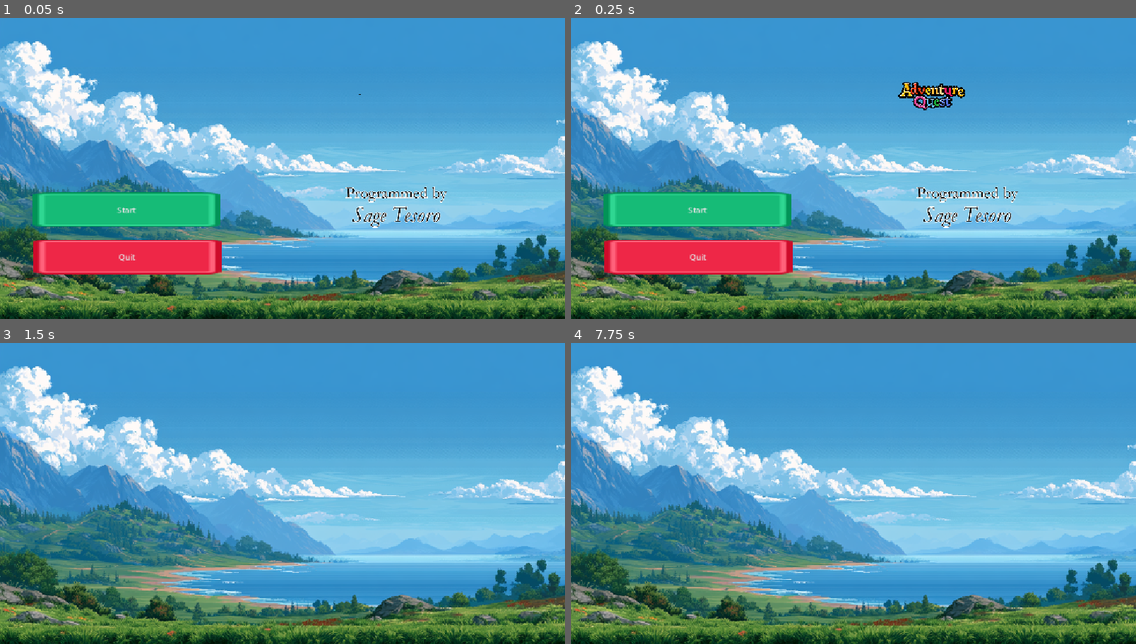
Above: before the commit, frames 1-4 (two rows, left to right).
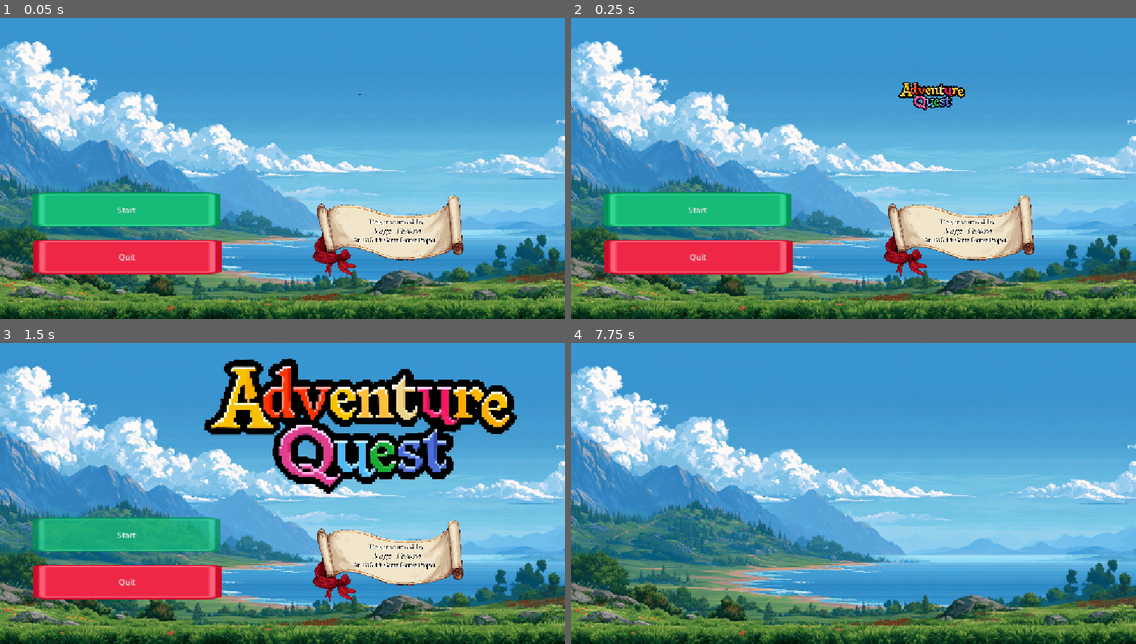
Above: after the commit, the same moments.

Repository: TheSateWarco/2dTDFantasyAdventureGame
Game: Godot game, scene res://Tesoro_Sage_FantasyAdventure/Scenes/UI/start_screen_ui.tscn
The game is run twice, just before and just after one commit, with the same random seed, the same clock (stepped at 60 frames per second) and the same inputs. Sound files missing from this copy of the repository are replaced by a short silence.
Inputs (mouse positions are in pixels of both pictures, inside the frame that each line leads up to):
- Up to frame 1 (0.05 s): no input
- Up to frame 2 (0.25 s): no input
- Up to frame 3 (1.5 s): click "Start" at 0.5 s; click (124, 535) at 1.25 s, where only the run after the commit has a clickable "Start"
- Up to frame 4 (7.75 s): click (695, 535) at 2 s, where only the run after the commit has a clickable "Start"; tap Enter at 2.75, 4.25, 5.75 s; tap Space at 3.5, 5, 6.5 s

The runs differ from the first frame. In frame 1, 4.5% of the frame differs, in the area x 55-82%, y 55-86%; in frame 2, 4.5%; in frame 3, 26%, in the area x 5-92%, y 5-86%; in frame 4, nothing differs.
Error after the commit: Cannot call method 'change_scene_to_file' on a null value. (res://Tesoro_Sage_FantasyAdventure/Scripts/start_screen_ui.gd:8)

Commit message:
audio ig

Diff:
--- a/2dtd-fantasy-adventure-game/Tesoro_Sage_FantasyAdventure/Scenes/UI/start_screen_ui.tscn
+++ b/2dtd-fantasy-adventure-game/Tesoro_Sage_FantasyAdventure/Scenes/UI/start_screen_ui.tscn
@@ -6,6 +6,10 @@
 [ext_resource type="Texture2D" uid="uid://civ8s2tugsbqx" path="res://Tesoro_Sage_FantasyAdventure/Assets/Fonts/Sage_Tesoro_text.png" id="3_0okfu"]
 [ext_resource type="Texture2D" uid="uid://coxtmy1m7pfah" path="res://Tesoro_Sage_FantasyAdventure/Assets/Art/Badges&Icons/greenButton.png" id="3_l0hlu"]
 [ext_resource type="Texture2D" uid="uid://cbi663873cx5o" path="res://Tesoro_Sage_FantasyAdventure/Assets/Art/Badges&Icons/redButton.png" id="4_l0hlu"]
+[ext_resource type="Texture2D" uid="uid://b3fqk8sn006iv" path="res://Tesoro_Sage_FantasyAdventure/Assets/Art/Badges&Icons/Scroll_01.png" id="6_v0nt6"]
+[ext_resource type="AudioStream" uid="uid://cgvhgwcpf0j6s" path="res://Tesoro_Sage_FantasyAdventure/Assets/Audio/Button_Click.mp3" id="7_8mrxr"]
+[ext_resource type="Texture2D" uid="uid://bl8u2tun1fohg" path="res://Tesoro_Sage_FantasyAdventure/Assets/Fonts/Course_Notation_Text.png" id="9_6b1at"]
+[ext_resource type="AudioStream" uid="uid://c4eh05bnpn3ir" path="res://Tesoro_Sage_FantasyAdventure/Assets/Audio/Swoosh_SFX.mp3" id="9_sy7nr"]
 
 [sub_resource type="StyleBoxTexture" id="StyleBoxTexture_0okfu"]
 texture = ExtResource("3_l0hlu")
@@ -121,10 +125,29 @@
 libraries/ = SubResource("AnimationLibrary_l0hlu")
 autoplay = &"Title"
 
-[node name="SageTesoroText" type="Sprite2D" parent="." unique_id=2080860258]
-position = Vector2(808.0372, 417.65656)
-scale = Vector2(0.58202535, 0.5860399)
+[node name="Scroll01" type="Sprite2D" parent="." unique_id=1834667063]
+position = Vector2(793, 467)
+scale = Vector2(0.25649574, 0.34610853)
+texture = ExtResource("6_v0nt6")
+
+[node name="SageTesoroText" type="Sprite2D" parent="Scroll01" unique_id=2080860258]
+position = Vector2(60.890137, -19.494263)
+scale = Vector2(1.2439879, 0.72283363)
 texture = ExtResource("3_0okfu")
+
+[node name="CourseNotationText" type="Sprite2D" parent="Scroll01" unique_id=1501167178]
+position = Vector2(41.51587, 54.583862)
+scale = Vector2(0.8832439, 0.8671153)
+texture = ExtResource("9_6b1at")
+
+[node name="ClickSound" type="AudioStreamPlayer2D" parent="." unique_id=773454382]
+position = Vector2(68, 486)
+stream = ExtResource("7_8mrxr")
+
+[node name="Swoosh" type="AudioStreamPlayer2D" parent="." unique_id=133686502]
+stream = ExtResource("9_sy7nr")
+volume_db = 24.0
+autoplay = true
 
 [connection signal="pressed" from="StartButton" to="." method="_on_start_button_pressed"]
 [connection signal="pressed" from="QuitButton" to="." method="_on_quit_button_pressed"]
--- a/2dtd-fantasy-adventure-game/Tesoro_Sage_FantasyAdventure/Scripts/start_screen_ui.gd
+++ b/2dtd-fantasy-adventure-game/Tesoro_Sage_FantasyAdventure/Scripts/start_screen_ui.gd
@@ -1,11 +1,15 @@
 extends Control
 
+@onready var ClickSound: AudioStreamPlayer2D = $ClickSound
 
 func _on_start_button_pressed() -> void:
+	ClickSound.play()
+	await ClickSound.finished
 	get_tree().change_scene_to_file("res://Tesoro_Sage_FantasyAdventure/Scenes/Levels/MainGameLvl.tscn")
 
 
 func _on_quit_button_pressed() -> void:
+	ClickSound.play()
 	$QuitConfirmDialog.popup_centered()
 
 
Binary file added: 2dtd-fantasy-adventure-game/Tesoro_Sage_FantasyAdventure/Assets/Art/Badges&Icons/Scroll_01.png
Not shown, added: 2dtd-fantasy-adventure-game/Tesoro_Sage_FantasyAdventure/Assets/Art/Badges&Icons/Scroll_01.png.import
Binary file added: 2dtd-fantasy-adventure-game/Tesoro_Sage_FantasyAdventure/Assets/Art/Badges&Icons/Scroll_05.png
Not shown, added: 2dtd-fantasy-adventure-game/Tesoro_Sage_FantasyAdventure/Assets/Art/Badges&Icons/Scroll_05.png.import
Not shown, added: 2dtd-fantasy-adventure-game/Tesoro_Sage_FantasyAdventure/Assets/Audio/Button_Click.mp3.import
Not shown, added: 2dtd-fantasy-adventure-game/Tesoro_Sage_FantasyAdventure/Assets/Audio/Swoosh_SFX.mp3.import
Binary file added: 2dtd-fantasy-adventure-game/Tesoro_Sage_FantasyAdventure/Assets/Fonts/Course_Notation_Text.png
Not shown, added: 2dtd-fantasy-adventure-game/Tesoro_Sage_FantasyAdventure/Assets/Fonts/Course_Notation_Text.png.import
Not shown, added: 2dtd-fantasy-adventure-game/Tesoro_Sage_FantasyAdventure/Assets/Audio/Button_Click.mp3
Not shown, added: 2dtd-fantasy-adventure-game/Tesoro_Sage_FantasyAdventure/Assets/Audio/Swoosh_SFX.mp3
